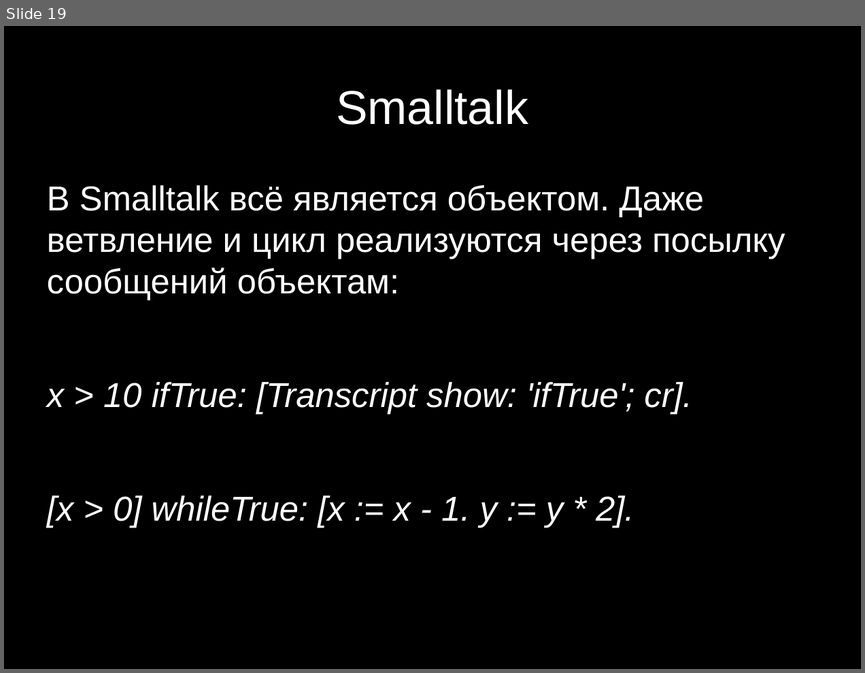
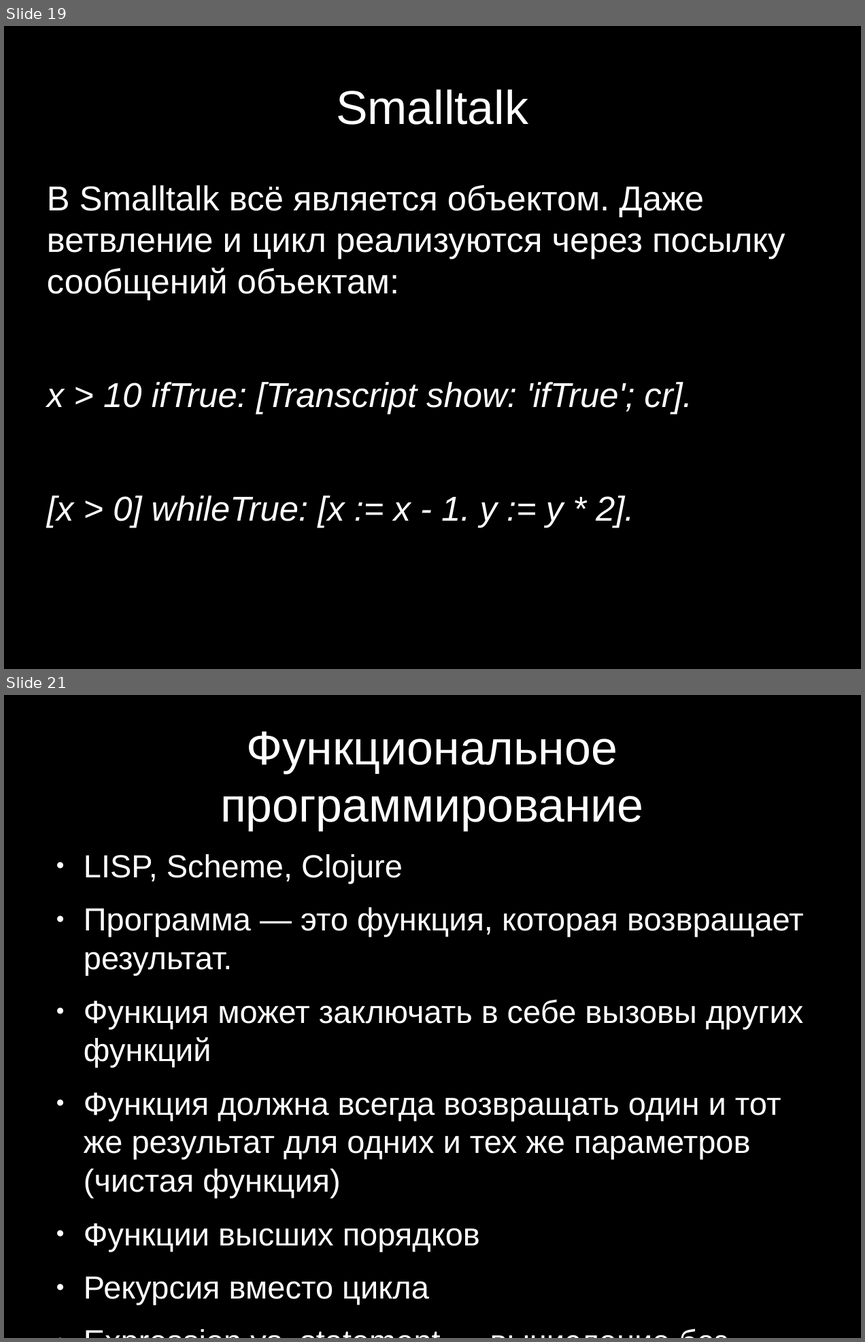
Before and after one commit to reflechant/programming_paradigms_in_history, a slide deck: presentation.odp. Shown one above the other, each under a label of ours: slide 19 before the commit, slides 19 and 21 after it; the slides between them are not shown. The pictures are 865x673 and 865x1342 pixels, drawn with LibreOffice and Linux fonts; fonts in the diff are those of the drawing. Boxes give left, top, right and bottom in pixels: in the first picture for what was removed or moved away, otherwise in the second. Text is boxed around its words. In the diff, an @@ line names an element or a change of style, - is before the commit and + after.

```diff
--- a/presentation.odp
+++ b/presentation.odp
@@ slide 21 added at <box>4,695,861,1338</box>, background #000000 @@
@@ title added at <box>220,731,644,830</box>, 44 pt, text #FFFFFF @@
+Функциональное программирование
@@ text added at <box>84,854,804,1304</box>, 29.6 pt, text #FFFFFF @@
+● LISP, Scheme, Clojure
+● Программа — это функция, которая возвращает результат.
+● Функция может заключать в себе вызовы других функций
+● Функция должна всегда возвращать один и тот же результат для одних и тех же параметров (чистая функция)
+● Функции высших порядков
+● Рекурсия вместо цикла
+● Expression vs. statement — вычисление без состояний
```
Also in this commit, not shown: 4 other slides added, 2 slides removed, 2 other files.
